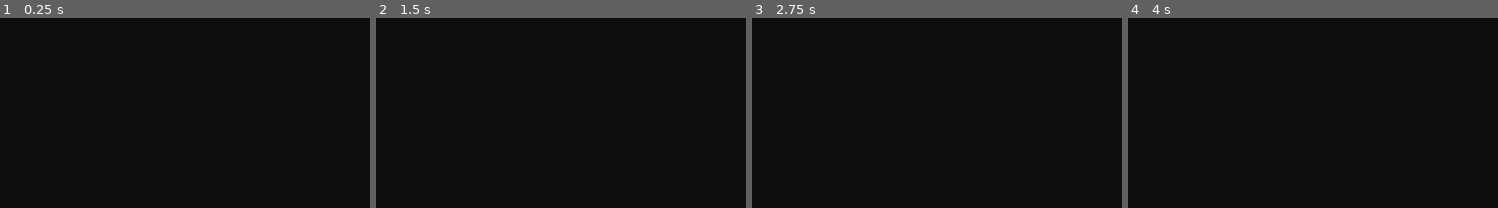
Above: before the commit, frames 1-4 (left to right).
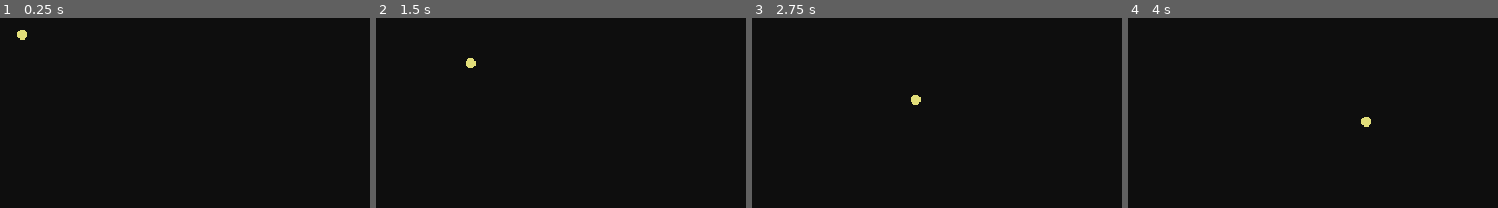
Above: after the commit, the same moments.

Repository: Lunatic-Games/crypt-keeper
Game: Godot game, scene res://crypt/crypt.tscn
The game is run twice, just before and just after one commit, with the same random seed, the same clock (stepped at 60 frames per second) and the same inputs.
Inputs:
- Up to frame 1 (0.25 s): no input
- Up to frame 2 (1.5 s): hold D (move_right) 0.53-1.28 s; hold Space (select) 0.53-1.28 s; hold S (move_down) from 1.28 s (still down); tap Space (select) at 1.35 s
- Up to frame 3 (2.75 s): release S (move_down) at 2.03 s; hold D (move_right) from 2.03 s (still down); hold Space (select) from 2.03 s (still down)
- Up to frame 4 (4 s): release D (move_right) at 2.78 s; release Space (select) at 2.78 s; hold W (move_up) 2.78-3.53 s; tap Space (select) at 2.85 s; hold A (move_left) from 3.53 s (still down); hold Space (select) from 3.53 s (still down)
The pictures show only the part of the screen within x 0-50%, y 0-50%; the shares and areas given below are measured in that part.

The runs differ from the first frame. In frame 1, 0.1% of the frame differs, in the area x 4-8%, y 6-12%; in frame 2, 0.1%; in frame 3, 0.1%; in frame 4, 0.1%.

Commit message:
base knight AI

Diff:
--- a/chaos/zombie/zombie.gd
+++ b/chaos/zombie/zombie.gd
@@ -1,3 +1,15 @@
 extends KinematicBody2D
 
 const SPEED = 100
+
+var health = 2
+
+
+func take_damage(damage):
+	health -= damage
+	if (health <= 0):
+		die()
+
+
+func die():
+	call_deferred('free')
--- a/crypt/crypt.tscn
+++ b/crypt/crypt.tscn
@@ -1,7 +1,8 @@
-[gd_scene load_steps=3 format=2]
+[gd_scene load_steps=4 format=2]
 
 [ext_resource path="res://player/player.tscn" type="PackedScene" id=1]
 [ext_resource path="res://chaos/zombie/zombie.tscn" type="PackedScene" id=2]
+[ext_resource path="res://order/knight/knight.tscn" type="PackedScene" id=3]
 
 [node name="Crypt" type="Node2D"]
 
@@ -9,3 +10,6 @@
 position = Vector2( 360, 180 )
 
 [node name="Zombie" parent="." instance=ExtResource( 2 )]
+
+[node name="Knight" parent="." instance=ExtResource( 3 )]
+position = Vector2( 37.4199, 35.3176 )
--- a/order/knight/knight.gd
+++ b/order/knight/knight.gd
@@ -1,19 +1,130 @@
 extends KinematicBody2D
 
-
-var goal_target = get_tree().get_nodes_in_group("player")[0]
+# Stats
+var preferred_focus_distance = 12
+var closes_distance = true
+var attack_rate = 2
+var attack_damage = 1
+var health = 4
+var move_speed = 50
 
 
 onready var detection_range = $DetectionRange
-
+onready var attack_timer = $AttackTimer
+onready var attack_animation = $AttackAnimation
+onready var goal_target = get_tree().get_nodes_in_group("player")[0]
+onready var focus = null
 
 func _physics_process(delta):
 
-	# Check if an "ally" is in the detection range
-	var all_chaos = get_detected_chaos()
+	# If you already have a focus
+	if (focus):
+		print("HAS FOCUS: ", focus.get_name())
+		# Check if the focus is still in the detection range
+		if is_focus_detected():
+			handle_focus()
+		else:
+			get_new_focus()
+
+			# target the new focus
+			if focus:
+				handle_focus()
+			# No focus could be found, target the goal_target
+			else:
+				move_towards_goal()
+	# If you do not already have a focus
+	else:
+			print("HAS NO FOCUS")
+			get_new_focus()
+
+			# target the new focus
+			if focus:
+				handle_focus()
+			# No focus could be found, target the goal_target
+			else:
+				move_towards_goal()
 
 
 
-# Gets all "allies" in the detection range
+
+# Gets all chaos in the detection range
 func get_detected_chaos():
-	return detection_range.get_overlapping_bodies()
+	var chaos = []
+	var bodies = detection_range.get_overlapping_bodies()
+
+	for body in bodies:
+		if body.is_in_group("chaos"):
+			chaos.push_back(body)
+
+	return chaos
+
+
+func is_focus_detected():
+	return detection_range.overlaps_body(focus)
+
+
+# Overwritten per scene
+func handle_focus():
+
+	# If the focus is within the preferred range
+	if focus_in_preferred():
+		# Ready an attack
+		if attack_timer.is_stopped():
+			attack_timer.start(attack_rate)
+		pass
+	else:
+		# Move to correct the preferred focus
+		move_to_preferred_focus_distance()
+
+
+func get_new_focus():
+	randomize()
+	var chaos = get_detected_chaos()
+	chaos.shuffle()
+
+	if (chaos && chaos.size() >= 1):
+		focus = chaos[0]
+		return chaos[0]
+	else:
+		focus = null
+		return null
+
+
+func focus_in_preferred():
+	# If the unit is melee
+	if (closes_distance):
+		if (position.distance_to(focus.position) > preferred_focus_distance):
+			return false
+		else:
+			return true
+	# If the unit is ranged
+	else:
+		if (position.distance_to(focus.position) < preferred_focus_distance):
+			return false
+		else:
+			return true
+
+
+func move_to_preferred_focus_distance():
+
+	if (closes_distance):
+		var direction = position.direction_to(focus.position)
+		move_and_slide(direction * move_speed)
+	else:
+		var direction = - position.direction_to(focus.position)
+		move_and_slide(direction * move_speed)
+
+
+func move_towards_goal():
+	var direction = position.direction_to(goal_target.position)
+	move_and_slide(direction * move_speed)
+
+
+func _on_AttackTimer_timeout():
+
+	# if the focus is in range, do damage
+	if is_focus_detected():
+		attack_animation.play("attack")
+		yield(attack_animation, "animation_finished")
+		focus.take_damage(attack_damage)
+		focus = null
--- a/order/knight/knight.tscn
+++ b/order/knight/knight.tscn
@@ -7,7 +7,23 @@
 radius = 3.77487
 
 [sub_resource type="CircleShape2D" id=2]
-radius = 19.4936
+radius = 50.0899
+
+[sub_resource type="Animation" id=3]
+resource_name = "attack"
+length = 0.3
+tracks/0/type = "value"
+tracks/0/path = NodePath("Sprite:scale")
+tracks/0/interp = 1
+tracks/0/loop_wrap = true
+tracks/0/imported = false
+tracks/0/enabled = true
+tracks/0/keys = {
+"times": PoolRealArray( 0, 0.1, 0.2, 0.3 ),
+"transitions": PoolRealArray( 1, 1, 1, 1 ),
+"update": 0,
+"values": [ Vector2( 1, 1 ), Vector2( 0.8, 0.8 ), Vector2( 1.5, 1.5 ), Vector2( 1, 1 ) ]
+}
 
 [node name="Knight" type="KinematicBody2D" groups=[
 "knight",
@@ -25,3 +41,11 @@
 
 [node name="CollisionShape2D" type="CollisionShape2D" parent="DetectionRange"]
 shape = SubResource( 2 )
+
+[node name="AttackTimer" type="Timer" parent="."]
+one_shot = true
+
+[node name="AttackAnimation" type="AnimationPlayer" parent="."]
+anims/attack = SubResource( 3 )
+
+[connection signal="timeout" from="AttackTimer" to="." method="_on_AttackTimer_timeout"]
Not shown: 1 places in order/knight/knight.tscn that only renumber resources
